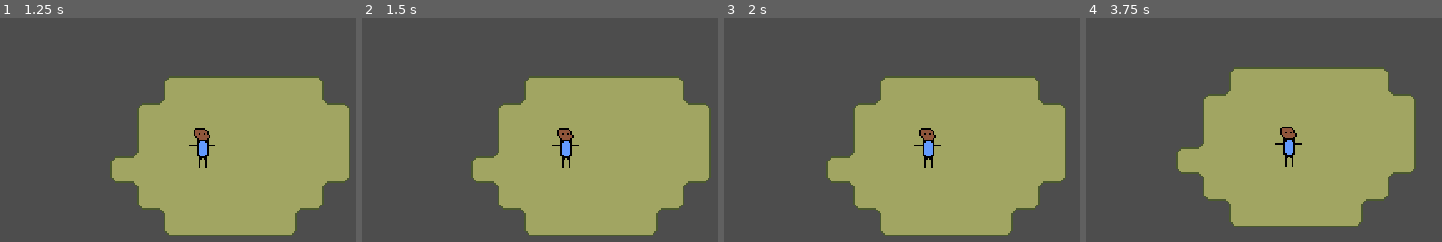
Above: before the commit, frames 1-4 (left to right).
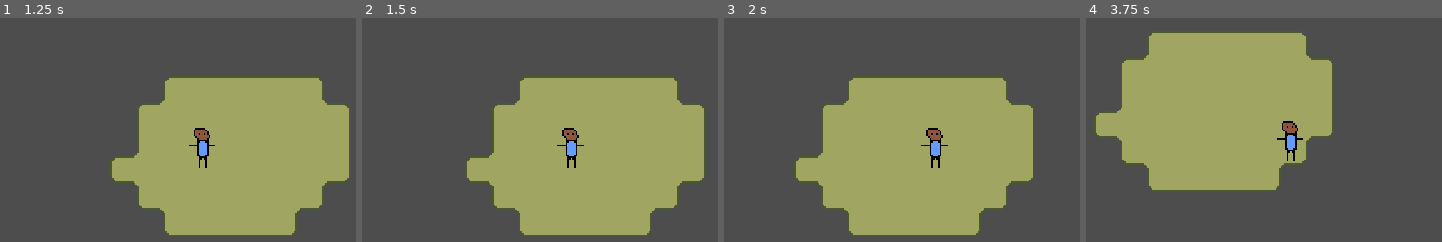
Above: after the commit, the same moments.

Repository: StormLight14/nightfall-mirror
Game: Godot game, scene res://menus/main/main_menu.tscn
Same seed, same stepped clock (60 frames per second), same inputs: the game is played once before the commit and once after it.
Inputs:
- Up to frame 1 (1.25 s): click "Start Game" at 0.5 s
- Up to frame 2 (1.5 s): tap Enter at 1.25 s; hold D (right) from 1.28 s (still down)
- Up to frame 3 (2 s): keep holding D (right)
- Up to frame 4 (3.75 s): release D (right) at 2.03 s; hold S (down) 2.03-2.78 s; hold D (right) 2.78-3.53 s; hold W (up) from 3.53 s (still down)

Frame 1 is identical in both runs. In frame 2, 3.6% of the frame differs, in the area x 28-99%, y 25-98%; in frame 3, 14%; in frame 4, 43%, in the area x 2-93%, y 5-94%.

Commit message:
increase player speed from 500.0 to 2500.0

Diff:
--- a/entities/player/player.gd
+++ b/entities/player/player.gd
@@ -1,6 +1,6 @@
 extends CharacterBody2D
 
-const SPEED := 500.0
+const SPEED := 2500.0
 
 func _physics_process(delta: float) -> void:
 	var h_dir := Input.get_axis("left", "right")
